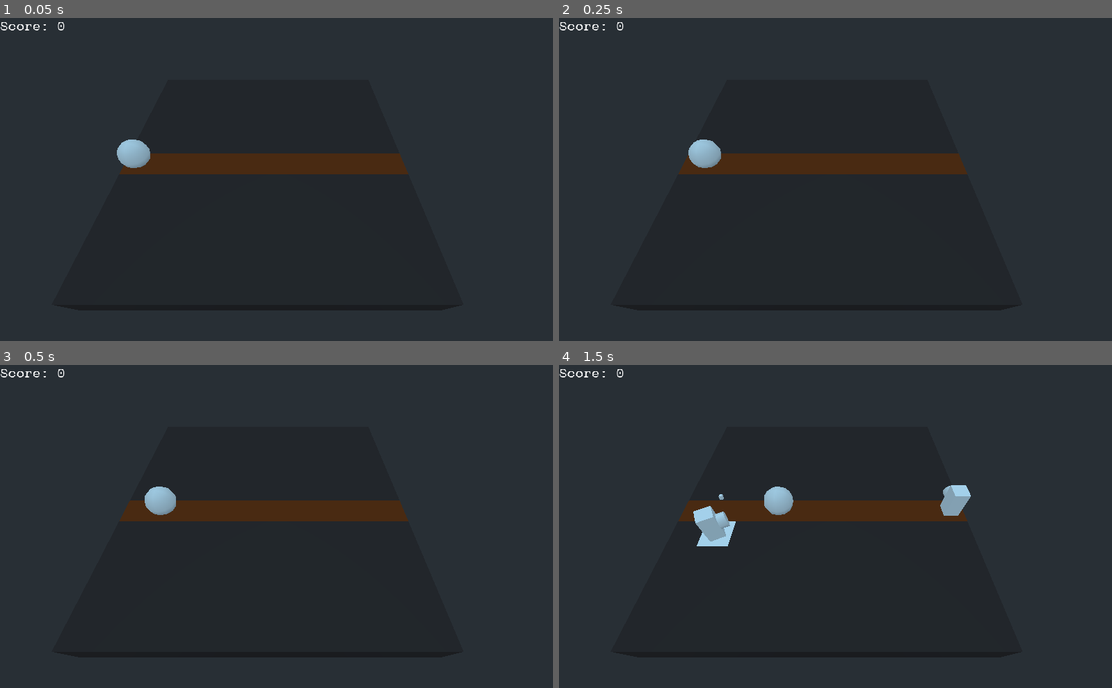
Above: before the commit, frames 1-4 (two rows, left to right).
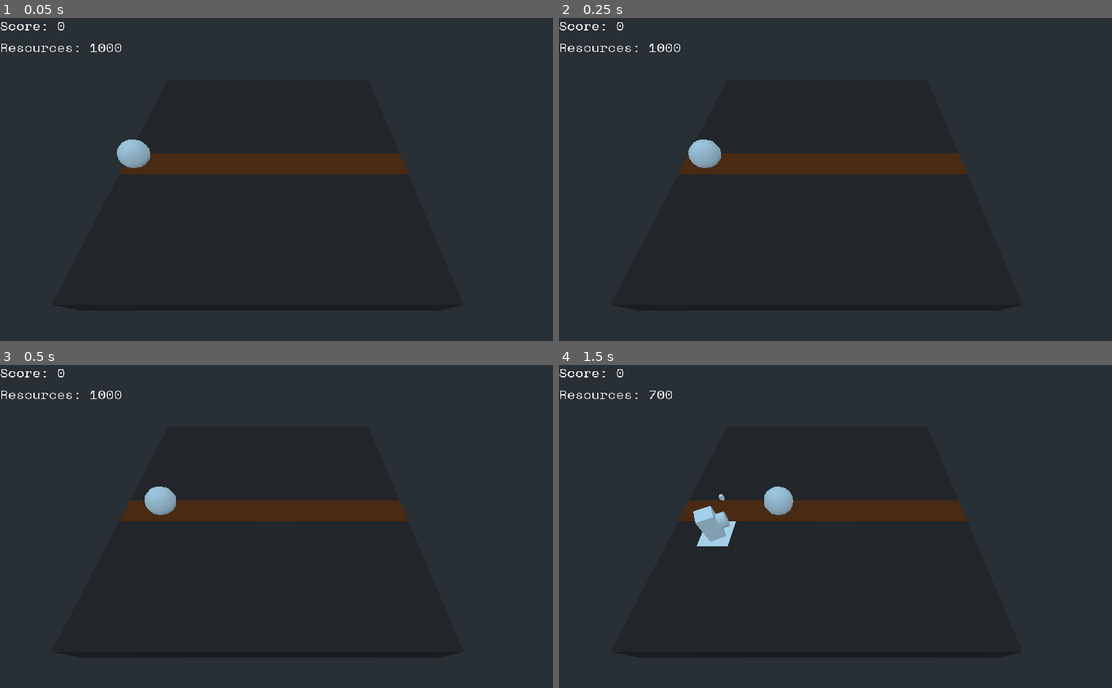
Above: after the commit, the same moments.

Repository: doctor-g/LD51
Game: Godot game, scene res://World.tscn
Two runs of this game, one before a commit and one after it. Both use one fixed random seed, a clock stepped at 60 frames per second and the inputs below.
Inputs (mouse positions are in pixels of both pictures, inside the frame that each line leads up to):
- Up to frame 1 (0.05 s): no input
- Up to frame 2 (0.25 s): no input
- Up to frame 3 (0.5 s): no input
- Up to frame 4 (1.5 s): move the mouse to (957, 510) at 0.52 s; click (957, 510) at 0.67 s; move the mouse to (724, 542) at 1.27 s; click (724, 542) at 1.42 s

The runs differ from the first frame. In frame 1, 0.2% of the frame differs, in the area x 0-23%, y 7-11%; in frame 2, 0.2%; in frame 3, 0.2%; in frame 4, 0.6%, in the area x 0-75%, y 7-47%.

Commit message:
Gain and spend resources
Resources are gained by destroying evil spheres, and they are
spent by building turrets.

Diff:
--- a/project/Enemies/Sphere.gd
+++ b/project/Enemies/Sphere.gd
@@ -2,9 +2,18 @@
 
 export var health := 100.0
 export var points := 100
+export var resources := 100
+
+var _destroyed := false
 
 func damage(amount:float)->void:
 	health -= amount
-	if health <= 0:
+
+	# This thing can be damaged more than once per frame,
+	# so we have to separately keep track of whether it was
+	# already destroyed.
+	if health <= 0 and not _destroyed:
 		PlayerStats.score += points
+		PlayerStats.resources += resources
+		_destroyed = true
 		queue_free()
--- a/project/Level/PlayerStats.gd
+++ b/project/Level/PlayerStats.gd
@@ -1,3 +1,4 @@
 extends Node
 
 var score : int = 0
+var resources : int = 1000
--- a/project/Level/Tile.gd
+++ b/project/Level/Tile.gd
@@ -1,4 +1,6 @@
 extends Spatial
+
+const TURRET_COST := 300
 
 export var selectable := true
 export(Material) var default_material : Material
@@ -24,8 +26,14 @@
 
 
 func _on_StaticBody_input_event(_camera, event, _position, _normal, _shape_idx):
-	if event is InputEventMouseButton and event.pressed and _defense==null:
+	if event is InputEventMouseButton \
+		and event.pressed \
+		and _defense==null \
+		and selectable \
+		and PlayerStats.resources >= TURRET_COST:
+
 		var turret : Spatial = preload("res://Defenses/Turret.tscn").instance()
 		turret.translate(Vector3(0,0.5,0))
 		add_child(turret)
 		_defense = turret
+		PlayerStats.resources -= TURRET_COST
--- a/project/UI/HUD.gd
+++ b/project/UI/HUD.gd
@@ -1,6 +1,8 @@
 extends Control
 
 onready var _score_label := find_node("ScoreLabel")
+onready var _resources_label := find_node("ResourcesLabel")
 
 func _process(_delta):
 	_score_label.text = "Score: %d" % PlayerStats.score
+	_resources_label.text = "Resources: %d" % PlayerStats.resources
--- a/project/UI/HUD.tscn
+++ b/project/UI/HUD.tscn
@@ -16,7 +16,17 @@
 theme = SubResource( 2 )
 script = ExtResource( 2 )
 
-[node name="ScoreLabel" type="Label" parent="."]
+[node name="VBoxContainer" type="VBoxContainer" parent="."]
 margin_right = 40.0
+margin_bottom = 40.0
+
+[node name="ScoreLabel" type="Label" parent="VBoxContainer"]
+margin_right = 210.0
 margin_bottom = 36.0
-text = "Score:XYZ"
+text = "Score: XYZ"
+
+[node name="ResourcesLabel" type="Label" parent="VBoxContainer"]
+margin_top = 40.0
+margin_right = 210.0
+margin_bottom = 76.0
+text = "Resources: ABC"
